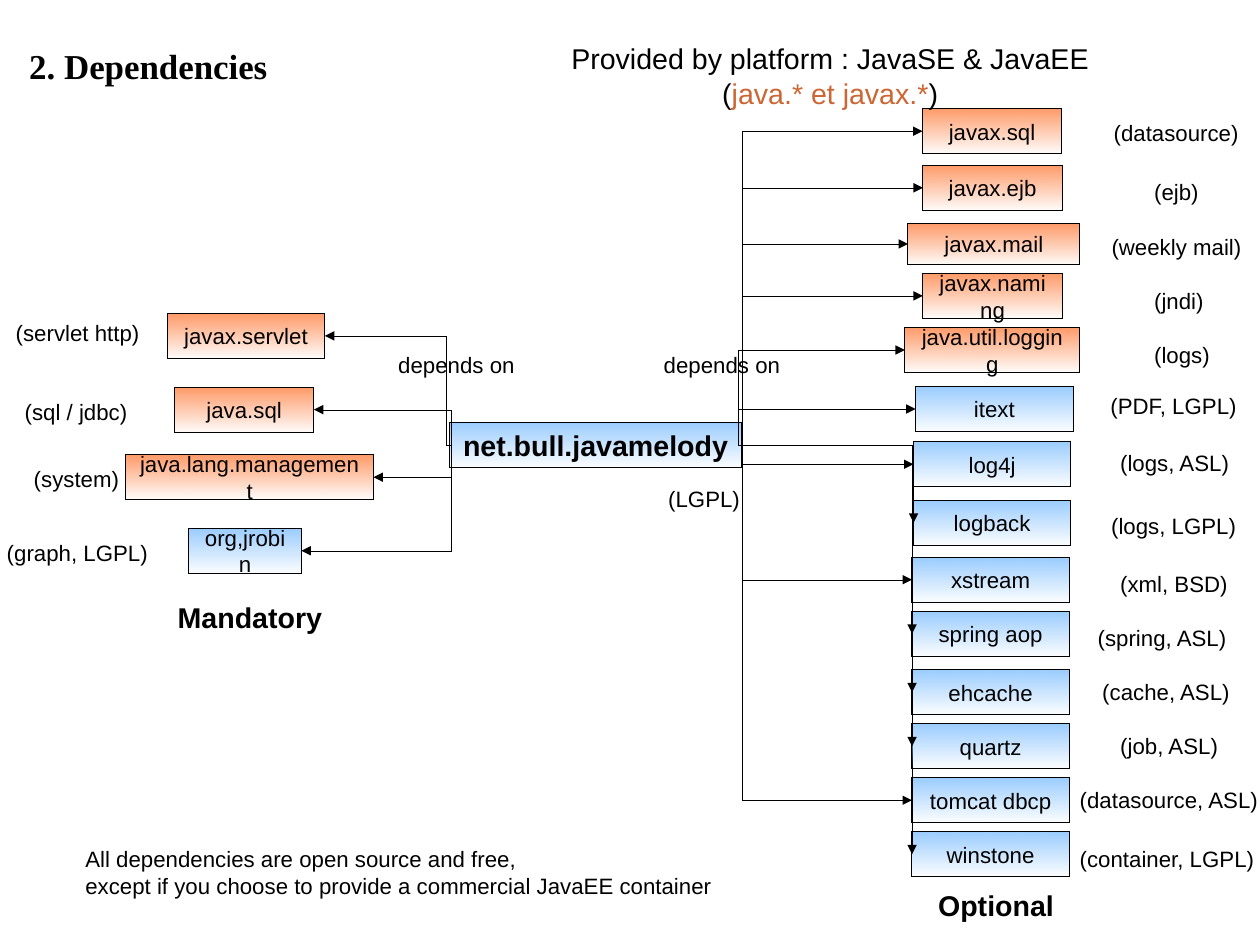
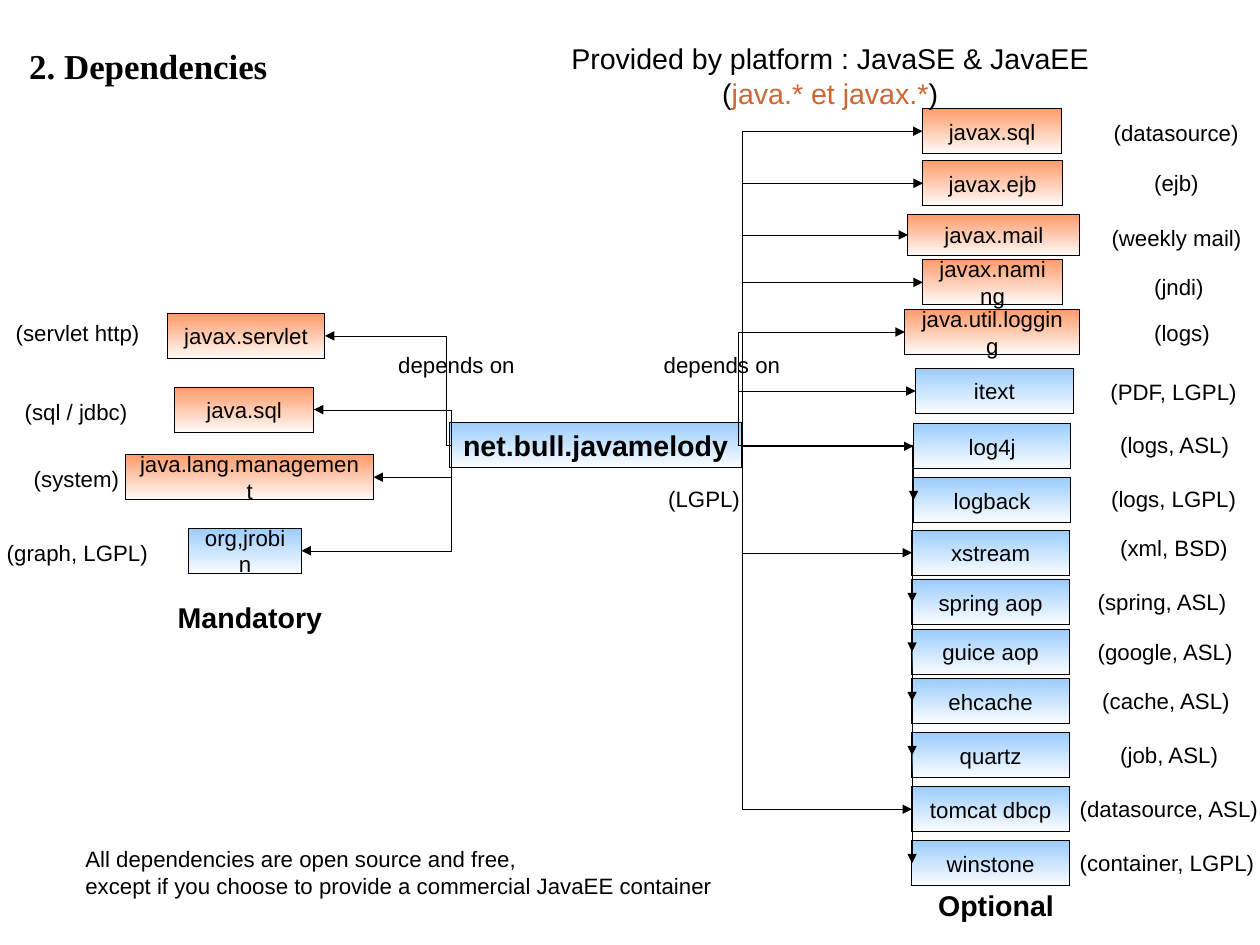
Before and after one commit to saschagrebe/javamelody, a slide deck: slide 2 of javamelody-core/src/site/resources/Map.odp. Drawn at 1260x945 pixels with LibreOffice and Linux fonts; fonts in the diff are those of the drawing. Boxes give left, top, right and bottom in pixels: in the first picture for what was removed or moved away, otherwise in the second. Text is boxed around its words. In the diff, an @@ line names an element or a change of style, - is before the commit and + after.

Commit message:
ajout doc pour guice

```diff
--- a/javamelody-core/src/site/resources/Map.odp
+++ b/javamelody-core/src/site/resources/Map.odp
@@ rectangle "javax.ejb": place and size @@
-rectangle "javax.ejb" at <box>924,166,1063,210</box>
+rectangle "javax.ejb" at <box>924,161,1063,206</box>
@@ 2 texts, 1 rectangle: place and size @@
-2 texts, 1 rectangle at <box>908,184,1241,264</box>
+2 texts, 1 rectangle at <box>908,175,1241,255</box>
@@ elbow arrow moved from (742, 446) - (924, 188) to (742, 446) - (924, 183) @@
@@ elbow arrow moved from (742, 446) - (908, 244) to (742, 446) - (908, 236) @@
@@ elbow arrow moved from (742, 446) - (924, 296) to (742, 446) - (924, 282) @@
@@ 3 rectangles, 2 texts: place and size @@
-3 rectangles, 2 texts at <box>906,273,1236,486</box>
+3 rectangles, 2 texts at <box>906,260,1236,469</box>
@@ 2 texts, 1 rectangle: place and size @@
-2 texts, 1 rectangle at <box>916,347,1228,476</box>
+2 texts, 1 rectangle at <box>916,325,1228,458</box>
@@ elbow arrow moved from (742, 446) - (906, 350) to (742, 446) - (906, 332) @@
@@ elbow arrow moved from (742, 445) - (916, 409) to (742, 445) - (916, 391) @@
@@ elbow arrow moved from (742, 446) - (912, 854) to (742, 446) - (912, 863) @@
@@ elbow arrow moved from (742, 445) - (912, 800) to (742, 445) - (912, 810) @@
@@ elbow arrow moved from (742, 446) - (912, 747) to (742, 446) - (912, 756) @@
@@ elbow arrow moved from (742, 446) - (912, 693) to (742, 446) - (912, 702) @@
@@ elbow arrow moved from (742, 445) - (914, 464) to (742, 445) - (914, 446) @@
@@ elbow arrow moved from (742, 446) - (914, 523) to (742, 446) - (914, 501) @@
@@ elbow arrow moved from (742, 445) - (912, 580) to (742, 445) - (912, 553) @@
@@ elbow arrow moved from (742, 446) - (912, 633) to (742, 446) - (912, 603) @@
@@ elbow arrow added from (742, 446) to (912, 652), #000000 0 pt @@
@@ rectangle "logback": place and size @@
-rectangle "logback" at <box>914,501,1071,545</box>
+rectangle "logback" at <box>914,478,1071,523</box>
@@ text "(logs, LGPL)": place and size @@
-text "(logs, LGPL)" at <box>1111,518,1236,539</box>
+text "(logs, LGPL)" at <box>1111,491,1236,512</box>
@@ rectangle "xstream": place and size @@
-rectangle "xstream" at <box>912,557,1070,601</box>
+rectangle "xstream" at <box>912,531,1070,575</box>
@@ text "(xml, BSD)": place and size @@
-text "(xml, BSD)" at <box>1120,576,1227,597</box>
+text "(xml, BSD)" at <box>1120,540,1227,561</box>
@@ rectangle "spring aop": place and size @@
-rectangle "spring aop" at <box>912,612,1070,656</box>
+rectangle "spring aop" at <box>912,580,1070,624</box>
@@ text "(spring, ASL)": place and size @@
-text "(spring, ASL)" at <box>1098,630,1227,651</box>
+text "(spring, ASL)" at <box>1098,594,1227,615</box>
@@ rectangle added at <box>912,629,1070,673</box>, fill gradient #99CCFF, outline #000000 0 pt, 14 pt, text #000000 @@
+guice aop
@@ text added at <box>1098,644,1232,665</box>, 14 pt, text #000000 @@
+(google, ASL)
@@ 4 rectangles, 3 texts: place and size @@
-4 rectangles, 3 texts at <box>912,670,1257,877</box>
+4 rectangles, 3 texts at <box>912,679,1257,886</box>
@@ text "(container, LGPL)": place and size @@
-text "(container, LGPL)" at <box>1080,851,1254,872</box>
+text "(container, LGPL)" at <box>1080,855,1254,876</box>
```
Also in this commit, not shown: 2 other slides changed, 3 other files.
